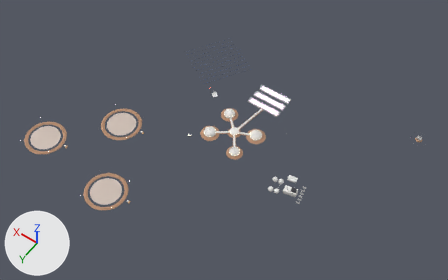
One commit to the glTF model public/models/marsbase.glb: the scene before it, then after it.
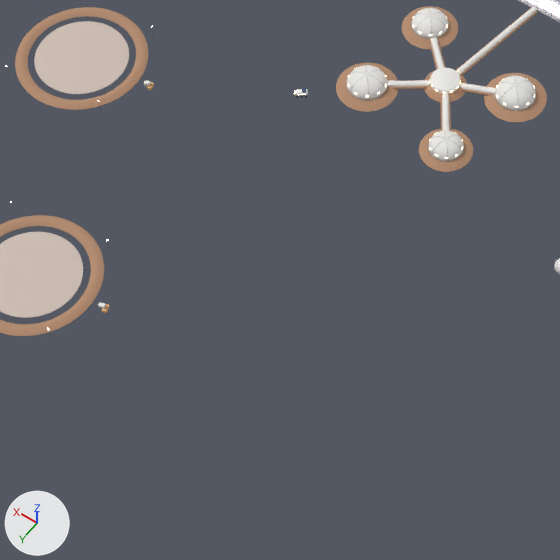
There are two pictures of each version: one whole from a camera (50 mm lens) standing at (-450.0, 667.0, 1004.0) and looking at (0.0, 36.0, 13.0), one close up on the part from 21% to 60% of the width and 38% to 100% of the height. Lighting does not change. The marker at lower left points along +X, +Y and +Z. The older version's two pictures come first. Vertices at exactly the same position are counted once.

Objects in the first close-up: 'marsbase'.
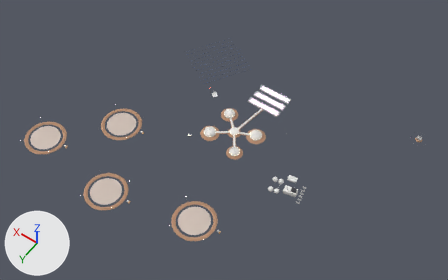
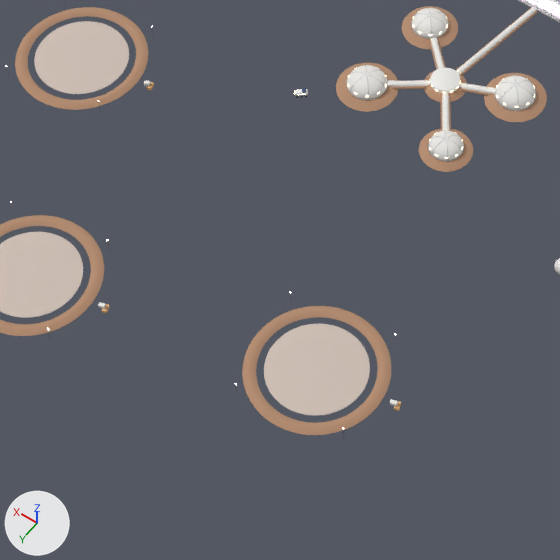
Location of each change, [x1, y1, x2, y2] in pixels of the close-ups (560 x 560 px):
'marsbase', reshaped
    before: [0, 0, 560, 338]
    after: [0, 0, 560, 438]
part 1 of me_marsbase, added
    after: [264, 324, 370, 416]
part 2 of me_marsbase, added
    after: [242, 306, 391, 435]

The change, as a list of edits to the scene's bpy script:
```text
Change me_marsbase:
    used by ob_marsbase; location = (0.0, 0.0, 0.0)
    remove me_marsbase.from_pydata(...)  # 18422 vertices, 30706 faces; spans x -336.0..351.0, y -231.0..305.0, z -1.0..31.0
    add me_marsbase.from_pydata(...)  # 19128 vertices, 31922 faces; spans x -336.0..351.0, y -231.0..305.0, z -1.0..31.0
    me_marsbase part 1: the loose piece of 218 vertices spanning x 87.0..149.0, y 231.0..293.0, z 0.0 is copied, and the copy is moved by (-178.0, -47.0, 0.0); it spans x -91.0..-29.0, y 184.0..246.0, z 0.0
    me_marsbase part 2: the loose piece of 288 vertices spanning x 75.0..161.0, y 219.0..305.0, z 0.0..2.0 is copied, and the copy is moved by (-178.0, -47.0, 0.0); it spans x -103.0..-17.0, y 172.0..258.0, z 0.0..2.0
    other edits to the shape of me_marsbase do not show in these pictures
```
